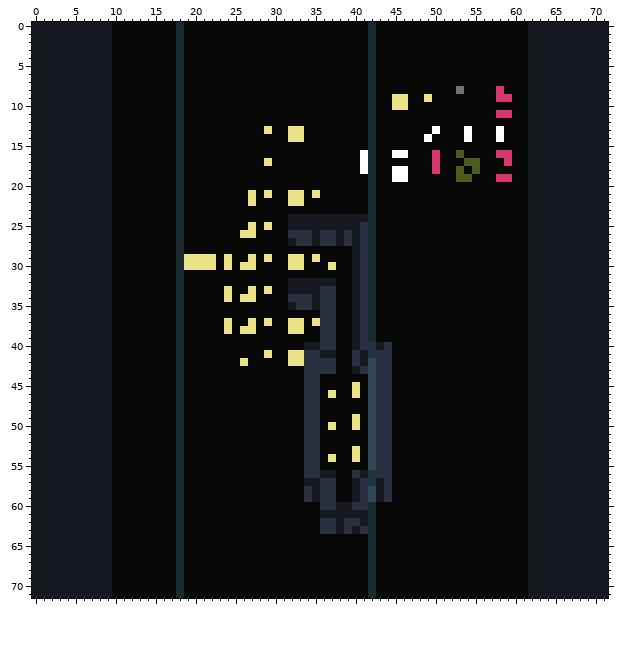
Sprite sheet: less.png. This is how it looked before the edit.
The file is 72x72 pixels. Colours within 5 levels of each other are drawn and written as one.
New version:
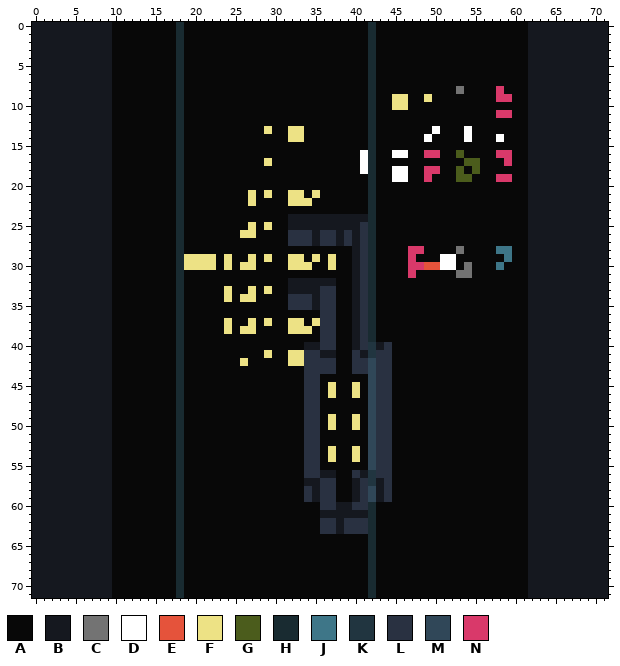
Palette (. is transparent): A #080808  B #15181f  C #737373  D #ffffff  E #e5533b  F #ede285  G #4b5c1c  H #192b31  J #3e7688  K #213540  L #293141  M #304758  N #d9396a
The edit:
y 13: x 58 D -> A
y 16: x 49 A -> N
y 17: x 50 N -> A
y 18..19: x 49 A -> N
y 22: x 34 A -> F
y 27: x 32 B -> L
y 28: x 47..48 AA -> NN; x 53 A -> C; x 58..59 AA -> JJ
y 29: x 37 A -> F; x 47 A -> N; x 51..52 AA -> DD; x 59 A -> J
y 30: x 34 A -> F; x 47..52 AAAAAA -> NNEEDD; x 54 A -> C; x 58 A -> J
y 31: x 47 A -> N; x 53..54 AA -> CC
y 35: x 32 B -> L
y 38: x 34 A -> F
y 42: x 41 B -> L
y 43: x 40 B -> L
y 45: x 37 A -> F
y 49: x 37 A -> F
y 53: x 37 A -> F
y 62: x 41 B -> L
y 63: x 40 B -> L
Pixel boxes of the changes (left, top, right, bottom) in both pictures:
changed: (496, 126, 504, 134)
changed: (424, 150, 440, 182)
changed: (304, 198, 312, 206)
changed: (288, 238, 336, 334)
changed: (408, 246, 512, 278)
changed: (328, 358, 368, 454)
changed: (352, 518, 368, 534)
